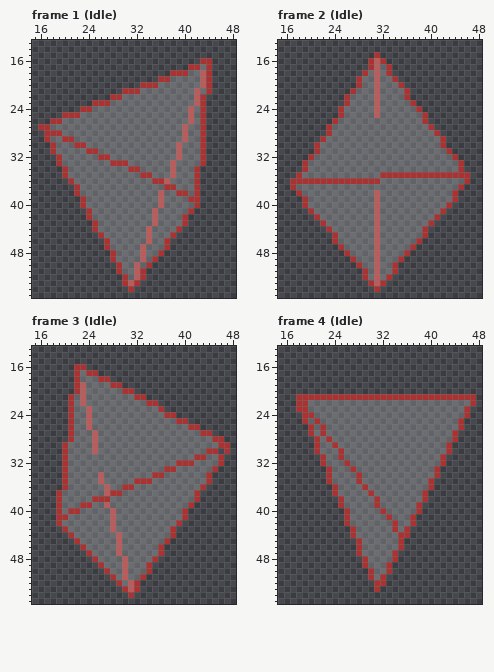
Two versions of one pixel-art file, Prism/Prism.aseprite. Above: the version before the commit.
64x64 pixels, 6 frames. Shown: frame 1 (Idle): x 15..48, y 13..55; frame 2 (Idle): x 15..48, y 13..55; frame 3 (Idle): x 15..48, y 13..55; frame 4 (Idle): x 15..48, y 13..55. The commit also changed other frames, which this record leaves out.
After the commit:
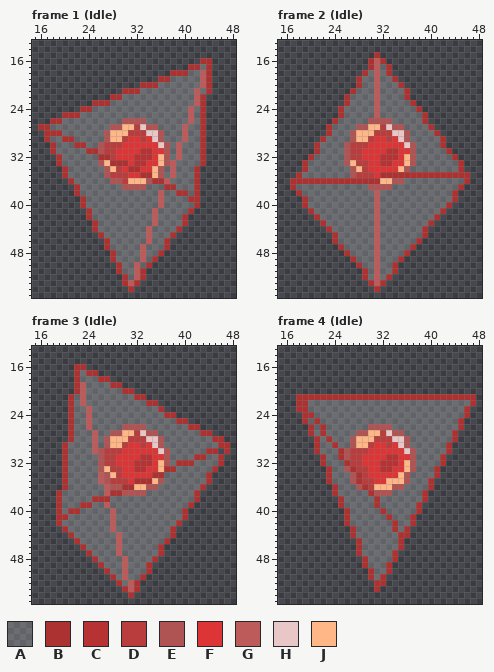
Palette (. is transparent): A #ffffff33  B #ac3232  C #b73333  D #ba3d3d  E #b05353  F #dd3535  G #bd5b5b  H #eac7c7  J #ffb788
Change:
layer "Layer 2" now shown
Frame 1 (Idle), layer "Layer 2":
y 26: x 30..33 AAAA -> EEEE
y 27: x 28..35 AAAAAAAA -> EEJJDHEE
y 28: x 27..36 AAAAAAAAAA -> EJJJDDDHHE
y 29: x 27..36 AAAAAAAAAA -> EJJDFFDFHE
y 30: x 26..37 AAAAAAAAAAAA -> EDDDFFFFFFHE
y 31: x 26..37 AAAAAAAAAAAA -> EDDFFFFCCFFE
y 32: x 28..37 AAAAAAAAAA -> DFFFCCCFJE
y 33: x 26..27 AA -> EJ; x 31..37 AAAAAAA -> FCCFFJE
y 34: x 27..30 AAAA -> EJDF; x 33..36 AAAA -> FFJE
y 35: x 27..32 AAAAAA -> EDDDFF; x 35..36 AA -> JE
y 36: x 28..34 AAAAAAA -> EEDJJJE
y 37: x 30..33 AAAA -> EEEE
Frame 2 (Idle), layer "Layer 2":
y 26: x 30..33 AAAA -> EEEE
y 27: x 28..35 AAAAAAAA -> EEJJDHEE
y 28: x 27..36 AAAAAAAAAA -> EJJJDDDHHE
y 29: x 27..36 AAAAAAAAAA -> EJJDFFDFHE
y 30: x 26..37 AAAAAAAAAAAA -> EDDDFFFFFFHE
y 31: x 26..37 AAAAAAAAAAAA -> EDDFFFFCCFFE
y 32: x 26..37 AAAAAAAAAAAA -> EDDFFFCCCFJE
y 33: x 26..37 AAAAAAAAAAAA -> EJDDFFCCFFJE
y 34: x 27..36 AAAAAAAAAA -> EJDFFFFFJE
y 35: x 27..31 AAAAA -> EDDDF
y 36: x 32..35 AAAA -> JJEE
y 37: x 30..33 AAAA -> EEEE
Frame 3 (Idle), layer "Layer 2":
y 26: x 30..33 AAAA -> EEEE
y 27: x 28..35 AAAAAAAA -> EEJJDHEE
y 28: x 27..36 AAAAAAAAAA -> EJJJDDDHHE
y 29: x 27..36 AAAAAAAAAA -> EJJDFFDFHE
y 30: x 26..37 AAAAAAAAAAAA -> EDDDFFFFFFHE
y 31: x 26..37 AAAAAAAAAAAA -> EDDFFFFCCFFE
y 32: x 26..37 AAAAAAAAAAAA -> EDDFFFCCCFJE
y 33: x 26..36 AAAAAAAAAAA -> EJDDFFCCFFJ
y 34: x 27..34 AAAAAAAA -> EJDFFFFF
y 35: x 27..31 AAAAA -> EDDDF; x 35..36 AA -> JE
y 36: x 28..29 AA -> EE; x 32..35 AAAA -> JJEE
y 37: x 30..33 AAAA -> EEEE
Frame 4 (Idle), layer "Layer 2":
y 26: x 30..33 AAAA -> EEEE
y 27: x 28..35 AAAAAAAA -> EEJJDHEE
y 28: x 27..36 AAAAAAAAAA -> EJJJDDDHHE
y 29: x 27..36 AAAAAAAAAA -> EJJDFFDFHE
y 30: x 26..37 AAAAAAAAAAAA -> EDDDFFFFFFHE
y 31: x 26..37 AAAAAAAAAAAA -> EDDFFFFCCFFE
y 32: x 27..37 AAAAAAAAAAA -> DDFFFCCCFJE
y 33: x 26 A -> E; x 28..37 AAAAAAAAAA -> DDFFCCFFJE
y 34: x 27 A -> E; x 29..36 AAAAAAAA -> DFFFFFJE
y 35: x 27 A -> E; x 29..36 AAAAAAAA -> DDFFJJJE
y 36: x 28 A -> E; x 30..35 AAAAAA -> DJJJEE
y 37: x 31..33 AAA -> EEE
Changed places in both pictures, as pixel boxes (x1, y1, x2, y2):
changed: (98, 118, 170, 190)
changed: (344, 118, 416, 190)
changed: (98, 424, 170, 496)
changed: (344, 424, 416, 496)
